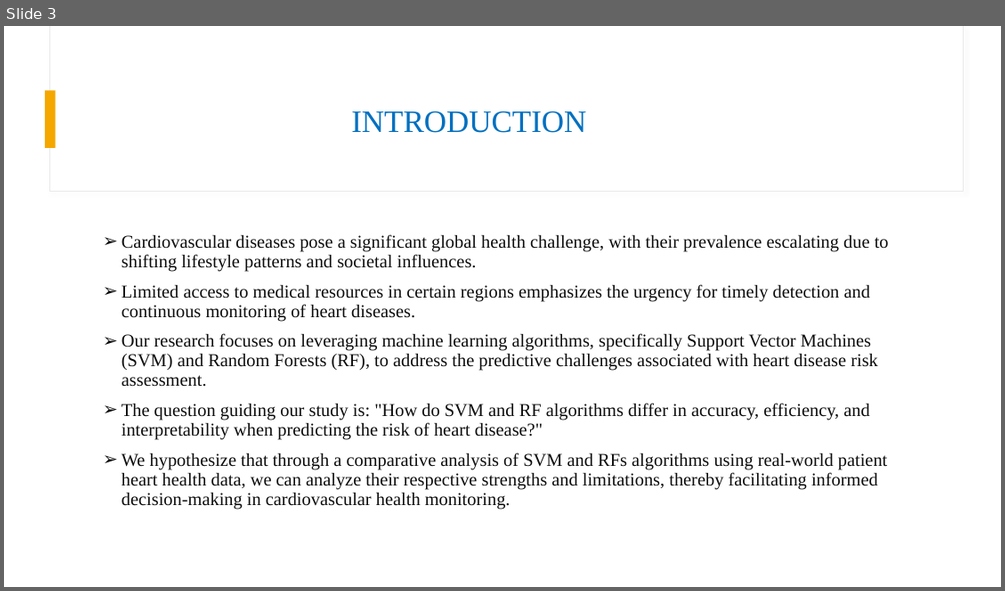
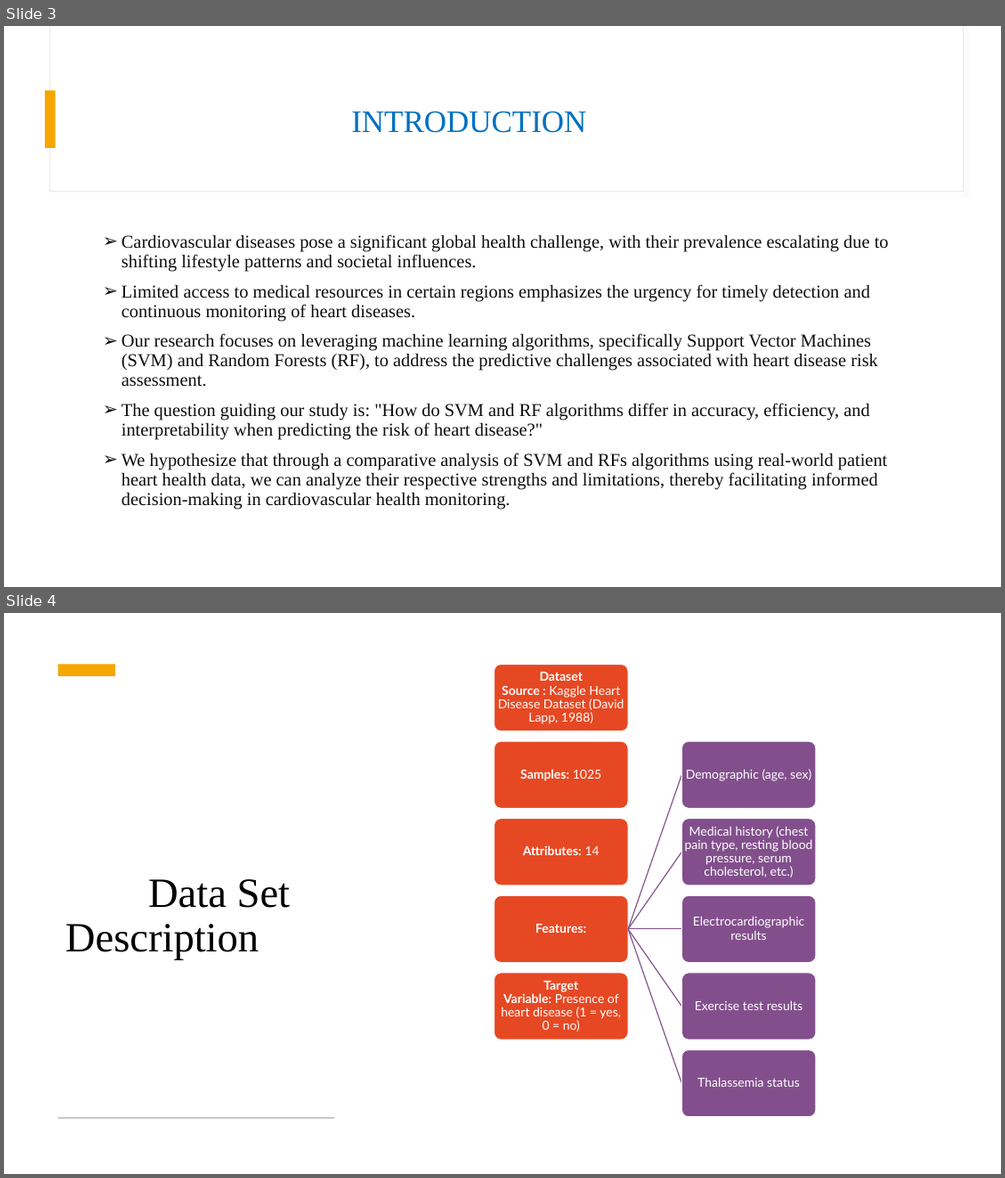
Before and after one commit to csci595-research-lit-spring-2024/595-class-project-spring-2024-chandana3166, a slide deck: presentations/CSCI_595_projectpresentation.pptx. Shown one above the other, each under a label of ours: slide 3 before the commit, slides 3 and 4 after it. The pictures are 1005x591 and 1005x1178 pixels, drawn with LibreOffice and Linux fonts; fonts in the diff are those of the drawing. Boxes give left, top, right and bottom in pixels: in the first picture for what was removed or moved away, otherwise in the second. Text is boxed around its words. In the diff, an @@ line names an element or a change of style, - is before the commit and + after.

```diff
--- a/presentations/CSCI_595_projectpresentation.pptx
+++ b/presentations/CSCI_595_projectpresentation.pptx
@@ slide 4 added at (4,613,1001,1174), background #FFFFFF; not listed: 2 template elements that a slide beside it also shows @@
@@ rectangle added at (4,613,1001,1174), fill #FFFFFF @@
@@ rectangle added at (58,665,116,676), fill #F5A700 @@
@@ title added at (65,879,291,960), 40 pt, text #000000 @@
+Data Set Description
@@ group added at (494,664,816,1117): 10 rounded rectangles, 10 texts, 5 freeform shapes @@
+Dataset Source : Kaggle Heart Disease Dataset (David Lapp, 1988)
+Samples: 1025
+Attributes: 14
+Features:
+Demographic (age, sex)
+Medical history (chest pain type, resting blood pressure, serum cholesterol, etc.)
+Electrocardiographic results
+Exercise test results
+Thalassemia status
+Target Variable: Presence of heart disease (1 = yes, 0 = no)
@@ rectangle added at (57,1117,334,1119), fill #C9C9C9 @@
```
Also in this commit, not shown: 1 slide changed, 9 other slides added.
